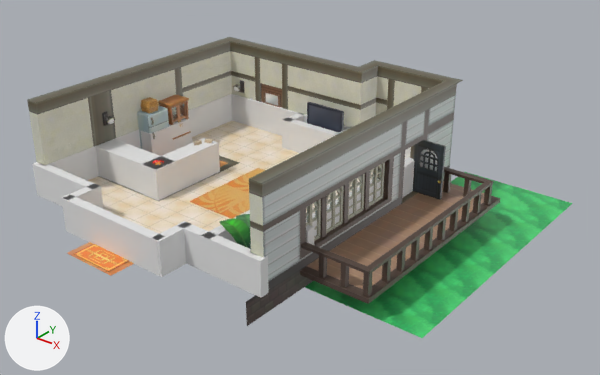
The glTF model public/models/GameHouse.glb as it was, and as the next commit left it.
Camera for both pictures: a 50 mm lens placed at (106.7, -120.0, 78.7), pointed at (9.8, 1.1, 3.5). Every picture has the same lights, and +X, +Y and +Z are marked at lower left. Where no turn or scale is listed for an object, it has been applied to the vertices. Vertices at the same position are counted once.

Objects in the first picture: 'COLL_All1', 'COLL_All12', 'COLL_All13', 'COLL_All14', 'COLL_All15', 'COLL_All18', 'COLL_All2', 'COLL_All3', 'COLL_All4', 'COLL_All6', 'COLL_All7', 'Scene'.
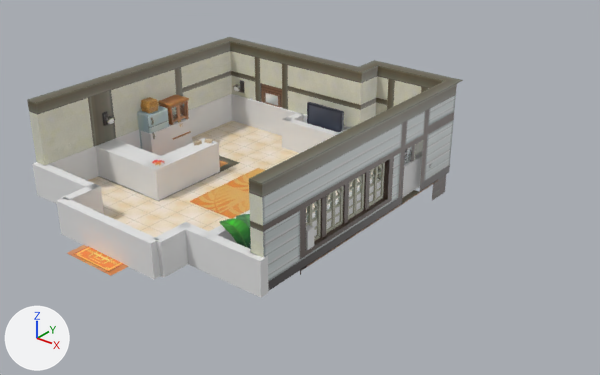
The newer file is also rescaled (x0.42), turned or shifted as a whole; pictures and numbers use the older file's frame.

What differs and where, as boxes (x1, y1, x2, y2) in the pictures (600 x 375 px; the box of a moved part takes in the faces that stretch with it):
'Scene', reshaped (20% narrower, 16% shorter)
    before: (27, 37, 573, 338)
    after: (27, 37, 463, 290)
'COLL_All3', mesh moved
    before: (62, 196, 163, 276)
    after: (57, 197, 160, 279)
part 1 of me_f0102r0101_cutout01_optmesh_31_0_node_f0102r0101_cutout01_optmesh_31_0, moved or reshaped
    before: (424, 150, 436, 158)
    after: (405, 149, 410, 157)
part 2 of me_f0102r0101_cutout01_optmesh_31_0_node_f0102r0101_cutout01_optmesh_31_0, moved or reshaped (not visible afterwards)
    before: (421, 154, 438, 161)
part 3 of me_f0102r0101_cutout01_optmesh_31_0_node_f0102r0101_cutout01_optmesh_31_0, added
    after: (411, 144, 416, 162)
part 4 of me_f0102r0101_cutout01_optmesh_31_0_node_f0102r0101_cutout01_optmesh_31_0, deleted (green)
    before: (246, 149, 573, 338)
part 5 of me_f0102r0101_cutout01_optmesh_31_0_node_f0102r0101_cutout01_optmesh_31_0, moved or reshaped
    before: (301, 140, 500, 304)
    after: (404, 147, 416, 165)

The change in detail:
me_f0102r0101_cutout01_optmesh_31_0_node_f0102r0101_cutout01_optmesh_31_0 is used by ob_scene; location (0.0, 0.0, 0.0).
me_f0102r0101_cutout01_optmesh_31_0_node_f0102r0101_cutout01_optmesh_31_0 had 6628 vertices, 10773 faces and spanned x -36.4..51.1, y -42.4..46.3, z -5.0..21.0.
me_f0102r0101_cutout01_optmesh_31_0_node_f0102r0101_cutout01_optmesh_31_0 now has 6338 vertices, 10323 faces and spans x -36.4..27.0, y -42.4..41.9, z -5.0..21.0.
me_f0102r0101_cutout01_optmesh_31_0_node_f0102r0101_cutout01_optmesh_31_0 part 1: the loose piece of 48 vertices spanning x 27.2..30.1, y 20.7..20.9, z 9.0..10.6 is turned -90 degrees about the z axis through its middle, then moved by (-3.7, -3.4, 0.0).
me_f0102r0101_cutout01_optmesh_31_0_node_f0102r0101_cutout01_optmesh_31_0 part 2: the loose piece of 8 vertices spanning x 26.5..30.7, y 20.6..21.0, z 8.6..9.0 is turned -90 degrees about the z axis through its middle, then moved by (-3.7, -3.4, 0.0).
me_f0102r0101_cutout01_optmesh_31_0_node_f0102r0101_cutout01_optmesh_31_0 part 3: a new loose piece of 16 vertices spanning x 25.1, y 19.3..20.9, z 0.1..12.2.
me_f0102r0101_cutout01_optmesh_31_0_node_f0102r0101_cutout01_optmesh_31_0 part 4: 19 loose pieces with 279 vertices, spanning x 24.3..51.1, y -33.5..46.3, z -5.0..10.9, are deleted.
me_f0102r0101_cutout01_optmesh_31_0_node_f0102r0101_cutout01_optmesh_31_0 part 5: 45 vertices moved from x 25.1..32.0, y 20.4..21.0, z 0.1..12.2 to x 24.5..25.1, y 14.0..21.0, z 0.1..12.2; 42 vertices removed from x 25.6..41.6, y -20.0..28.9, z -0.8..12.2; 15 vertices added at x 24.5..25.1, y 14.0..20.0, z 0.1..12.2.
me_f0102r0101_cutout01_optmesh_31_0_node_f0102r0101_cutout01_optmesh_31_0 no longer uses material mat_land01_ground_05_mat_003.
me_cube_003 has 8 vertices, 12 faces and spans x -13.2..13.2, y -1.0..1.0, z -3.6..3.6.
me_cube_003 is used by ob_coll_all3; location (-4.8, -36.0, 3.6).
me_cube_003 part 6: the whole mesh is moved by (0.0, -1.4, 0.0).
